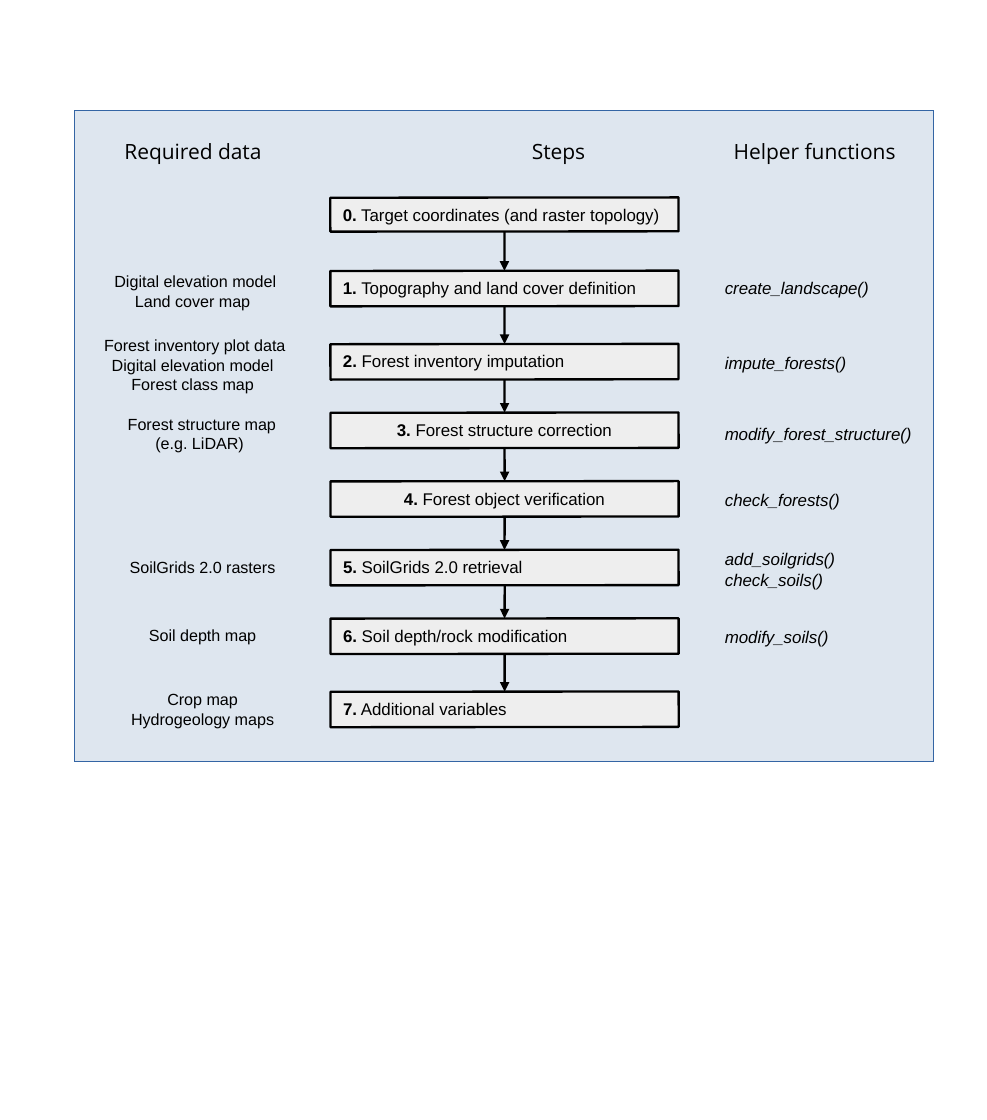
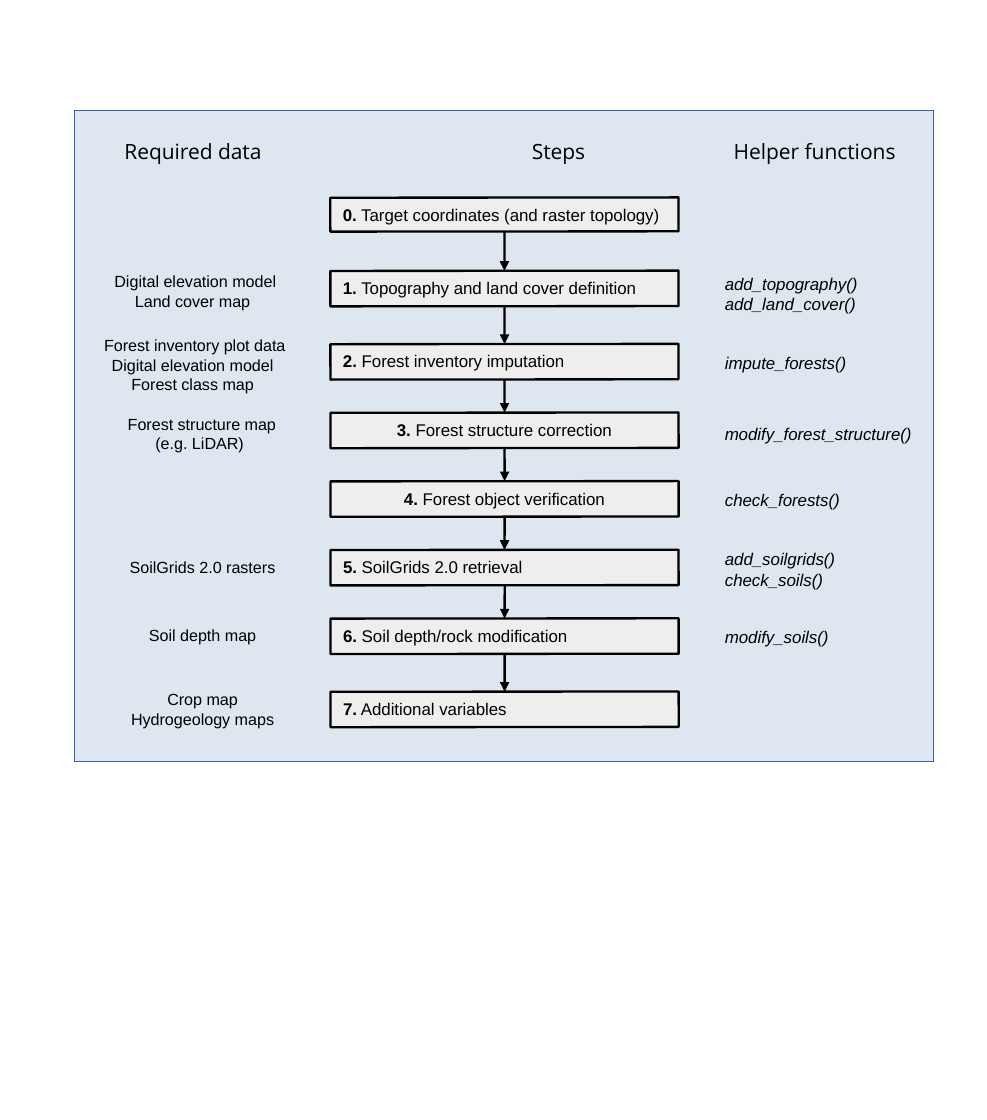
Before and after one commit to emf-creaf/medfatebook, a slide deck: slide 1 of figures/Landscape_init_workflow.odp. Drawn at 987x1120 pixels with LibreOffice and Linux fonts; fonts in the diff are those of the drawing. Boxes give left, top, right and bottom in pixels: in the first picture for what was removed or moved away, otherwise in the second. Text is boxed around its words. In the diff, an @@ line names an element or a change of style, - is before the commit and + after.

```diff
--- a/figures/Landscape_init_workflow.odp
+++ b/figures/Landscape_init_workflow.odp
@@ text at (725, 277, 858, 314): text changed @@
-create_landscape()
+add_topography()
+add_land_cover()
```
Also in this commit, not shown: 38 other files.
